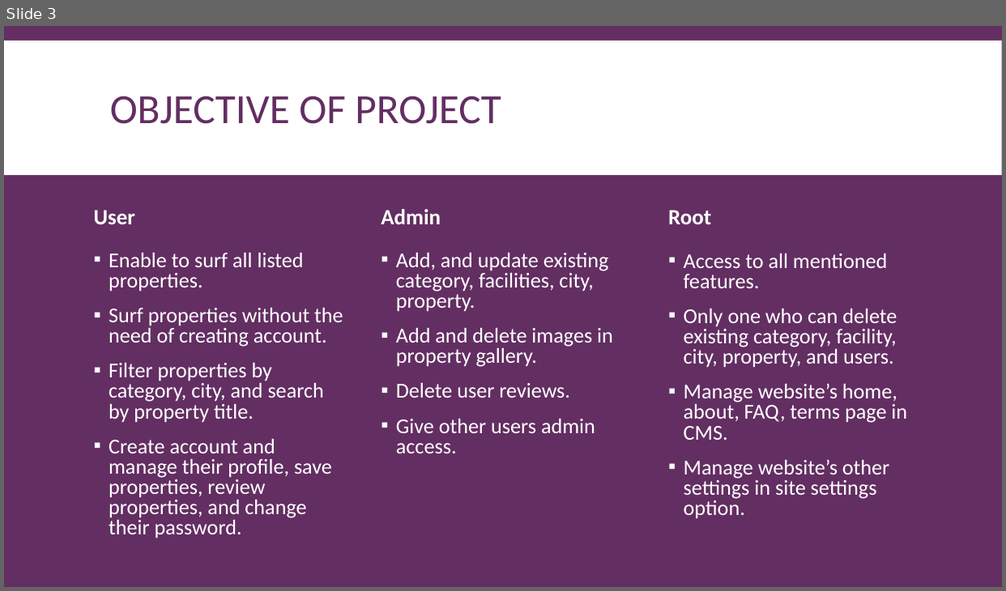
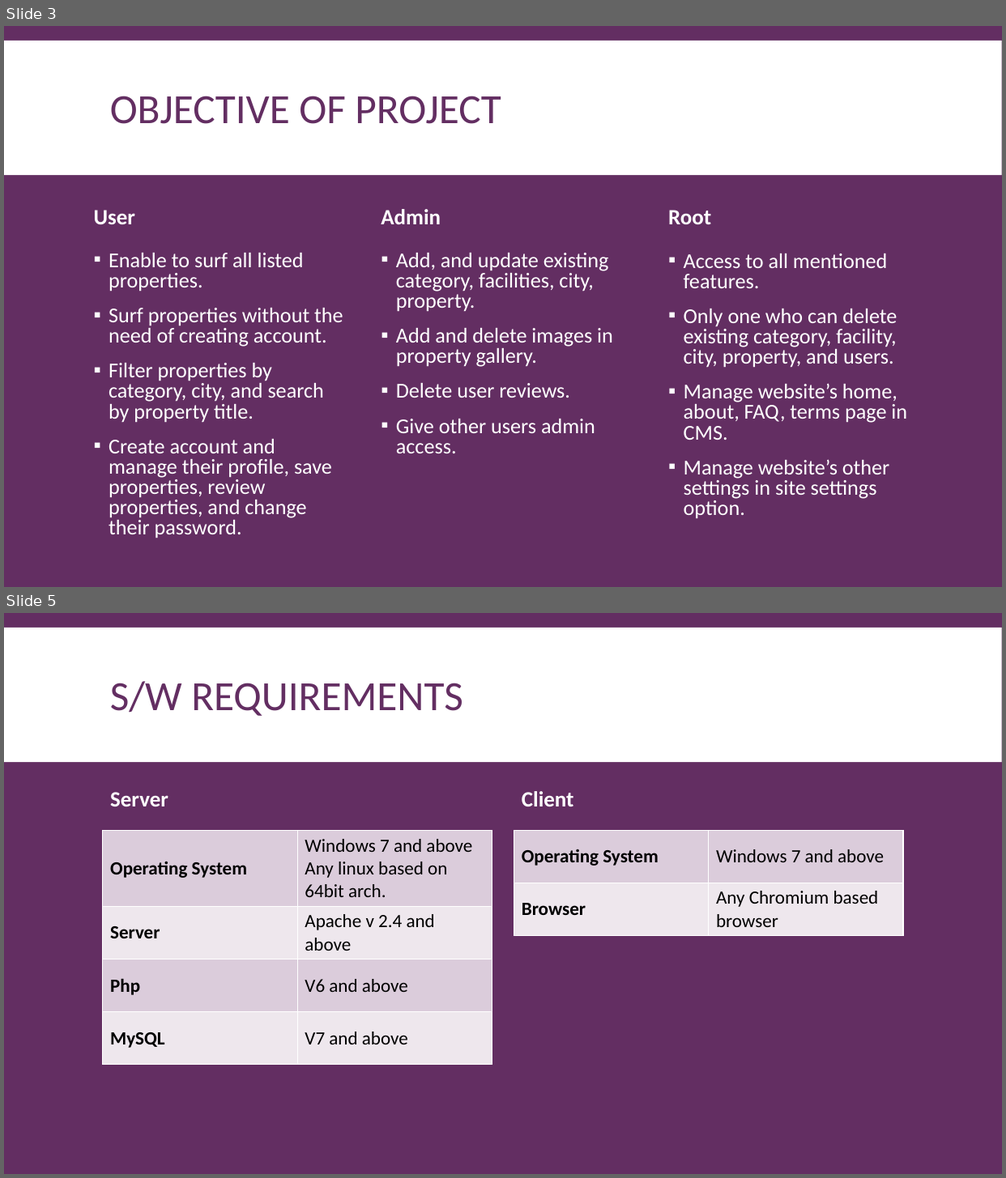
Before and after one commit to yudai-sasaki-94/laravel_real_estate_site, a slide deck: Documentation/DocumentationPresentation.pptx. Shown one above the other, each under a label of ours: slide 3 before the commit, slides 3 and 5 after it; the slides between them are not shown. The pictures are 1006x591 and 1006x1178 pixels, drawn with LibreOffice and Linux fonts; fonts in the diff are those of the drawing. Boxes give left, top, right and bottom in pixels: in the first picture for what was removed or moved away, otherwise in the second. Text is boxed around its words. In the diff, an @@ line names an element or a change of style, - is before the commit and + after.

```diff
--- a/Documentation/DocumentationPresentation.pptx
+++ b/Documentation/DocumentationPresentation.pptx
@@ slide 5 added at box(4, 613, 1002, 1174), background #632E62; not listed: 1 template element that a slide beside it also shows @@
@@ title added at box(110, 681, 462, 716), 40 pt, text #632E62 @@
+S/W REQUIREMENTS
@@ text added at box(110, 792, 168, 807), 21 pt, text #FFFFFF, bold @@
+Server
@@ text added at box(522, 791, 574, 807), 21 pt, text #FFFFFF, bold @@
+Client
@@ table added at box(103, 830, 492, 1063), 4 rows, 2 columns @@
+Operating System | Windows 7 and above / Any linux based on 64bit arch.
+Server | Apache v 2.4 and above
+Php | V6 and above
+MySQL | V7 and above
@@ table added at box(513, 830, 903, 935), 2 rows, 2 columns @@
+Operating System | Windows 7 and above
+Browser | Any Chromium based browser
```
Also in this commit, not shown: 1 slide changed, 6 other slides added, 2 other files.
